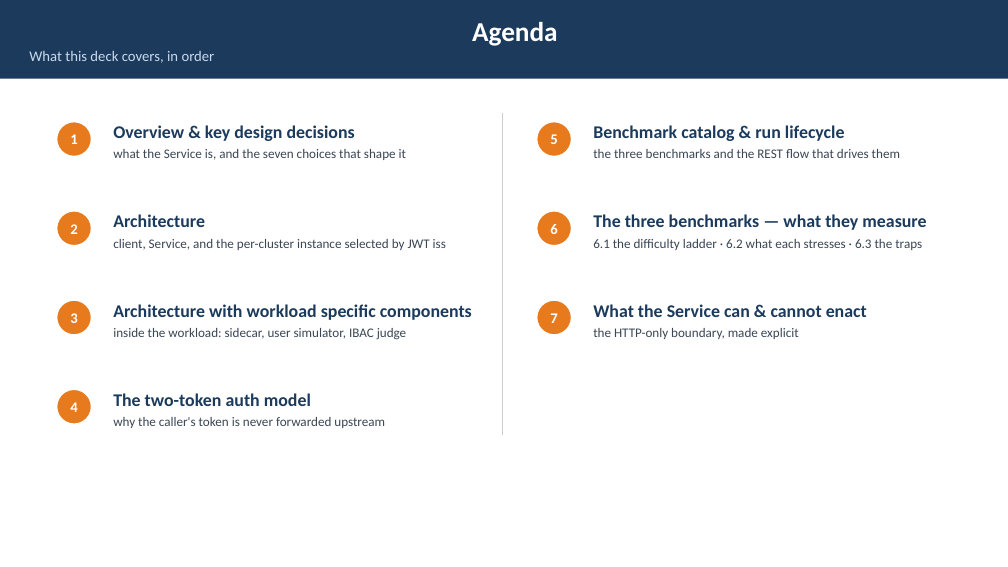
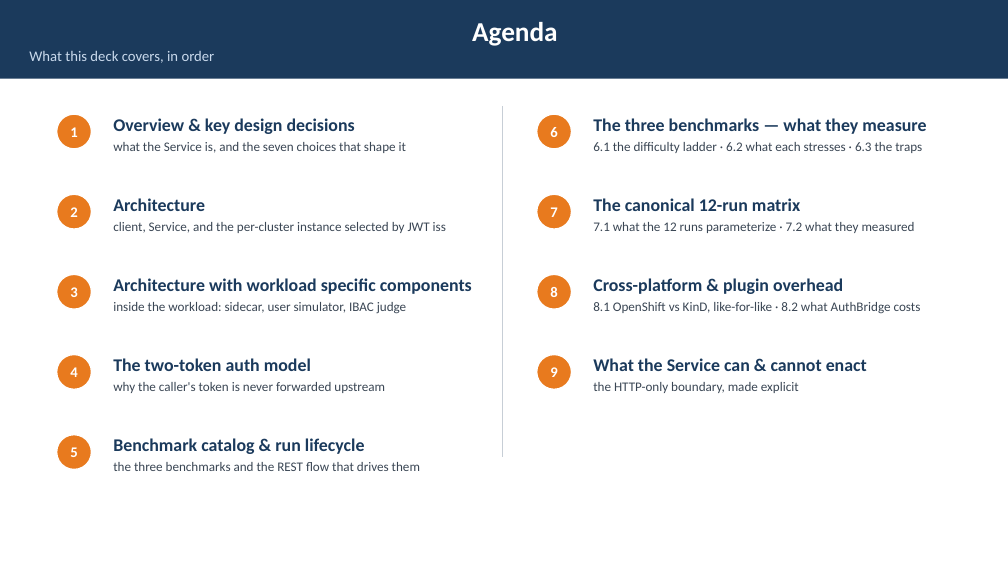
Before and after one commit to webchang/benchmarking, a slide deck: slide 2 of docs/BenchmarkingService.pptx. Drawn at 1008x567 pixels with LibreOffice and Linux fonts; fonts in the diff are those of the drawing. Boxes give left, top, right and bottom in pixels: in the first picture for what was removed or moved away, otherwise in the second. Text is boxed around its words. In the diff, an @@ line names an element or a change of style, - is before the commit and + after.

```diff
--- a/docs/BenchmarkingService.pptx
+++ b/docs/BenchmarkingService.pptx
@@ ellipse "1": place and size @@
-ellipse "1" at (57, 122, 91, 157)
+ellipse "1" at (57, 114, 91, 149)
@@ text "Overview & key design decisions": place and size @@
-text "Overview & key design decisions" at (113, 125, 355, 141)
+text "Overview & key design decisions" at (113, 118, 355, 134)
@@ line moved from (503, 113) - (503, 435) to (503, 106) - (503, 457) @@
@@ text "what the Service is, and ...": place and size @@
-text "what the Service is, and ..." at (113, 149, 406, 160)
+text "what the Service is, and ..." at (113, 142, 406, 153)
@@ 2 texts, 1 ellipse: place and size @@
-2 texts, 1 ellipse at (537, 211, 926, 250)
+2 texts, 1 ellipse at (537, 114, 926, 153)
@@ ellipse "7": place and size @@
-ellipse "7" at (537, 300, 572, 335)
+ellipse "7" at (537, 194, 572, 229)
@@ text added at (593, 198, 800, 211), 17 pt, text #1B3A5C, bold @@
+The canonical 12-run matrix
@@ 2 texts, 1 ellipse: place and size @@
-2 texts, 1 ellipse at (57, 211, 446, 250)
+2 texts, 1 ellipse at (57, 194, 446, 233)
@@ text added at (593, 222, 915, 233), 12.5 pt, text #3A4654 @@
+7.1 what the 12 runs parameterize · 7.2 what they measured
@@ 2 texts, 1 ellipse: place and size @@
-2 texts, 1 ellipse at (57, 300, 472, 340)
+2 texts, 1 ellipse at (57, 274, 472, 314)
@@ ellipse added at (537, 274, 572, 309), fill #E87A1E, outline #FFFFFF 1.25 pt, 14 pt, text #FFFFFF, bold @@
+8
@@ text added at (593, 278, 843, 294), 17 pt, text #1B3A5C, bold @@
+Cross-platform & plugin overhead
@@ text added at (593, 302, 921, 313), 12.5 pt, text #3A4654 @@
+8.1 OpenShift vs KinD, like-for-like · 8.2 what AuthBridge costs
@@ ellipse added at (537, 355, 572, 389), fill #E87A1E, outline #FFFFFF 1.25 pt, 14 pt, text #FFFFFF, bold @@
+9
@@ text "What the Service can & ...": place and size @@
-text "What the Service can & ..." at (593, 304, 867, 317)
+text "What the Service can & ..." at (593, 358, 867, 371)
@@ 2 texts, 1 ellipse: place and size @@
-2 texts, 1 ellipse at (57, 389, 385, 428)
+2 texts, 1 ellipse at (57, 355, 385, 393)
@@ text "the HTTP-only boundary, made explicit": place and size @@
-text "the HTTP-only boundary, made explicit" at (593, 328, 799, 339)
+text "the HTTP-only boundary, made explicit" at (593, 382, 799, 393)
@@ ellipse "5": place and size @@
-ellipse "5" at (537, 122, 572, 157)
+ellipse "5" at (57, 435, 91, 470)
@@ text "Benchmark catalog & run lifecycle": place and size @@
-text "Benchmark catalog & run lifecycle" at (593, 125, 845, 141)
+text "Benchmark catalog & run lifecycle" at (113, 438, 365, 454)
@@ text "the three benchmarks and the ...": place and size @@
-text "the three benchmarks and the ..." at (593, 149, 900, 158)
+text "the three benchmarks and the ..." at (113, 462, 420, 471)
```
Also in this commit, not shown: 1 other slide changed, 4 slides added, 2 other files.
